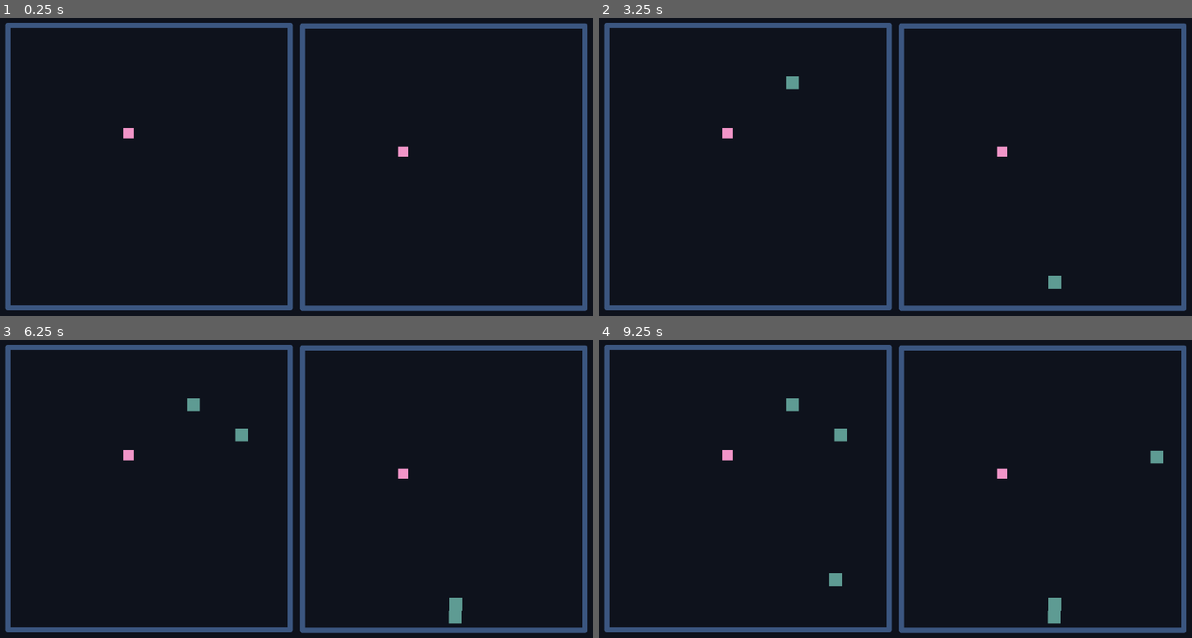
Above: before the commit, frames 1-4 (two rows, left to right).
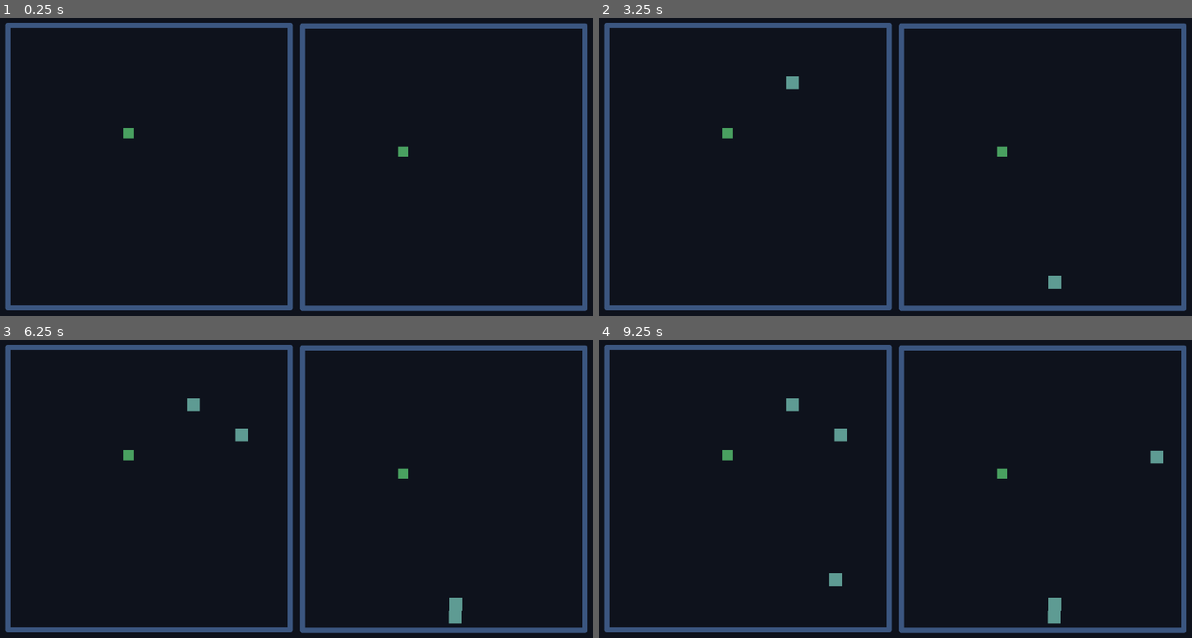
Above: after the commit, the same moments.

Repository: Marina-Banov/ggj-2026
Game: Godot game, scene res://Scenes/game.tscn
Two runs of this game, one before a commit and one after it. Both use one fixed random seed, a clock stepped at 60 frames per second and the inputs below.
Inputs:
- Up to frame 1 (0.25 s): no input
- Up to frame 2 (3.25 s): tap Enter at 0.5, 2 s; tap Space at 1.25, 2.75 s
- Up to frame 3 (6.25 s): tap Enter at 3.5 s; tap Space at 4.25 s
- Up to frame 4 (9.25 s): no input

The runs differ from the first frame. In frame 1, 0.1% of the frame differs, in the area x 20-69%, y 36-47%; in frame 2, 0.1%; in frame 3, 0.1%; in frame 4, 0.1%.

Commit message:
limit damage taking, add dash with iframes, update color for hp

Diff:
--- a/Scenes/player.tscn
+++ b/Scenes/player.tscn
@@ -14,7 +14,8 @@
 shape = SubResource("RectangleShape2D_sh265")
 
 [node name="Polygon2D" type="Polygon2D" parent="."]
-color = Color(0.9459496, 0.58483195, 0.78478295, 1)
+unique_name_in_owner = true
+color = Color(0.0975, 0.13816664, 0.25, 1)
 polygon = PackedVector2Array(-10, -10, 10, -10, 10, 10, -10, 10)
 
 [node name="HurtBox" type="Area2D" parent="."]
--- a/Scripts/player.gd
+++ b/Scripts/player.gd
@@ -1,20 +1,50 @@
 extends CharacterBody2D
 
-const SPEED = 200
+@export var player_id = 0
+
+const SPEED = 200.0
+const DASH_SPEED = 600.0
+const DASH_DURATION = 0.15
+const DASH_COOLDOWN = 0.5
 const MAX_HP = 3
+const HP_COLORS = [
+	Color(0.09, 0.13, 0.25),
+	Color(0.68, 0.26, 0.28),
+	Color(0.75, 0.69, 0.38),
+	Color(0.29, 0.63, 0.38),
+]
 
 var hp = MAX_HP
-@export var player_id = 0
+var dash_time_remaining = 0.0
+var dash_cooldown_remaining = 0.0
+var dash_direction = Vector2.ZERO
+var invulnerable = false
 
 
-func _physics_process(_delta: float) -> void:
-	var direction = Input.get_vector(
-		"move_left_{0}".format([player_id]),
-		"move_right_{0}".format([player_id]),
-		"move_up_{0}".format([player_id]),
-		"move_down_{0}".format([player_id])
-	)
-	velocity = direction * SPEED
+func _ready() -> void:
+	_set_color_for_hp()
+
+
+func _physics_process(delta: float) -> void:
+	if dash_cooldown_remaining > 0:
+		dash_cooldown_remaining -= delta
+	else:
+		invulnerable = false
+
+	if dash_time_remaining > 0:
+		dash_time_remaining -= delta
+		velocity = dash_direction * DASH_SPEED
+	else:
+		var direction = Input.get_vector(
+			"move_left_{0}".format([player_id]),
+			"move_right_{0}".format([player_id]),
+			"move_up_{0}".format([player_id]),
+			"move_down_{0}".format([player_id])
+		)
+		velocity = direction * SPEED
+
+		if Input.is_action_just_pressed("dash_{0}".format([player_id])) and dash_cooldown_remaining <= 0 and direction != Vector2.ZERO:
+			_start_dash(direction)
 	move_and_slide()
 
 
@@ -23,6 +53,18 @@
 		_take_damage()
 
 
-func _take_damage():
-	hp -= 1
-	print("player hp: ", hp)
+func _take_damage() -> void:
+	if hp > 0 and not invulnerable:
+		hp -= 1
+	_set_color_for_hp()
+
+
+func _start_dash(dir: Vector2) -> void:
+	invulnerable = true
+	dash_direction = dir
+	dash_time_remaining = DASH_DURATION
+	dash_cooldown_remaining = DASH_COOLDOWN
+
+
+func _set_color_for_hp() -> void:
+	%Polygon2D.color = HP_COLORS[hp]
